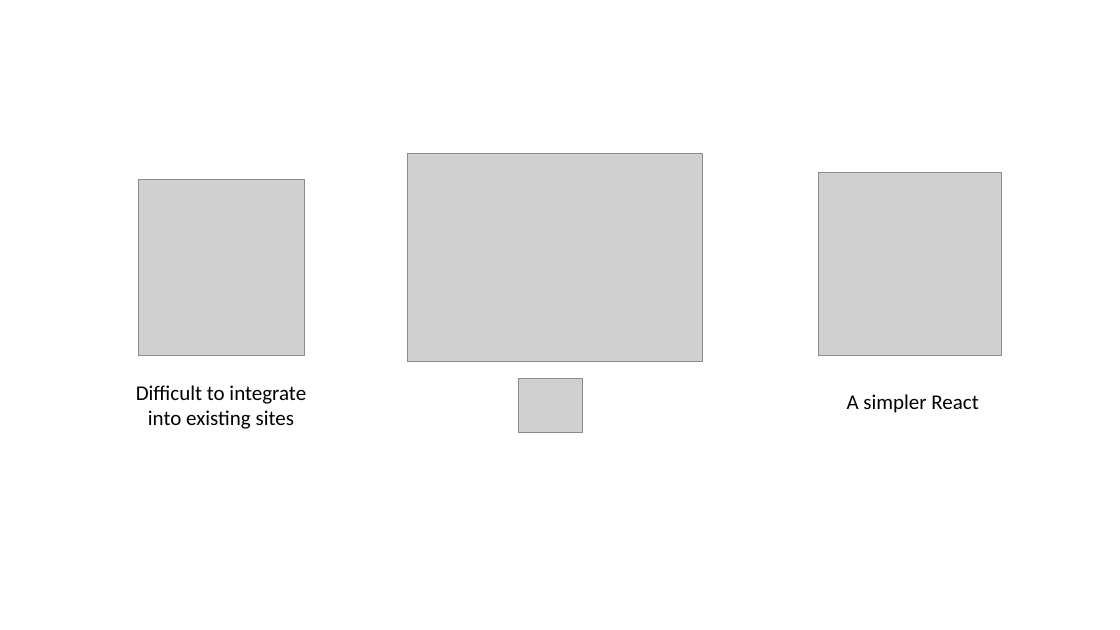
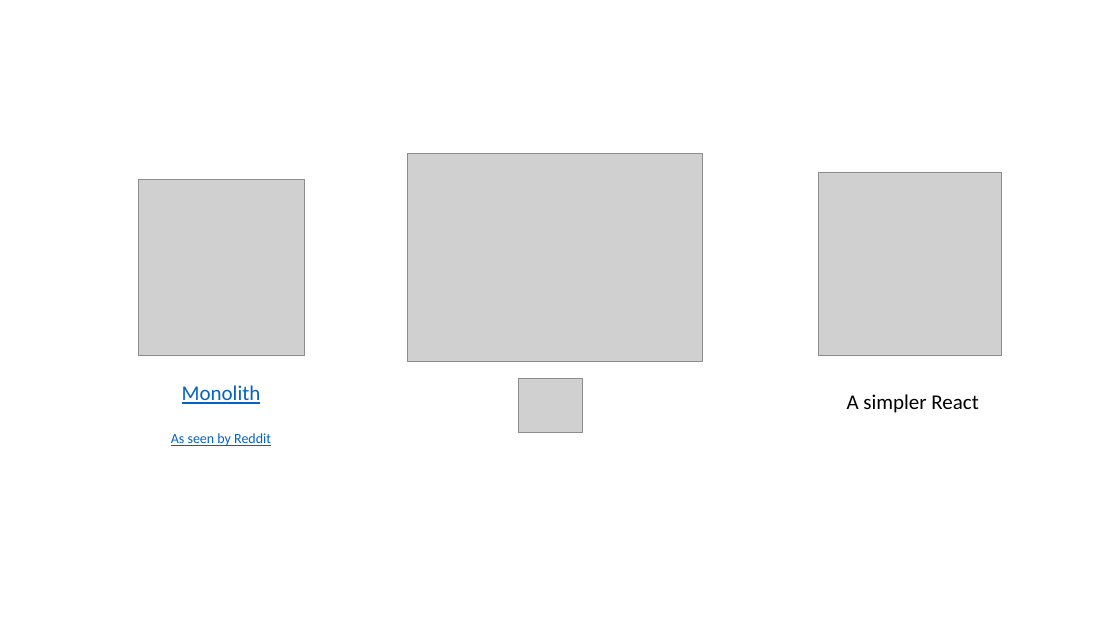
Before and after one commit to DarynHolmes/vue-vuex-interop, a slide deck: slide 5 of slides/Vue.pptx (slide 4 before the commit). Drawn at 1120x630 pixels with LibreOffice and Linux fonts; fonts in the diff are those of the drawing; grey boxes stand for pictures. Boxes give left, top, right and bottom in pixels: in the first picture for what was removed or moved away, otherwise in the second. Text is boxed around its words. In the diff, an @@ line names an element or a change of style, - is before the commit and + after.

```diff
--- a/slides/Vue.pptx
+++ b/slides/Vue.pptx
@@ text at [171,385,271,446]: text changed; size 18 to 12 pt; text colour #000000 to #0563C1 @@
-Difficult to integrate into existing sites
+Monolith
+As seen by Reddit
```
Also in this commit, not shown: 14 other slides changed, 11 slides added, 3 slides removed, 2 other files.
